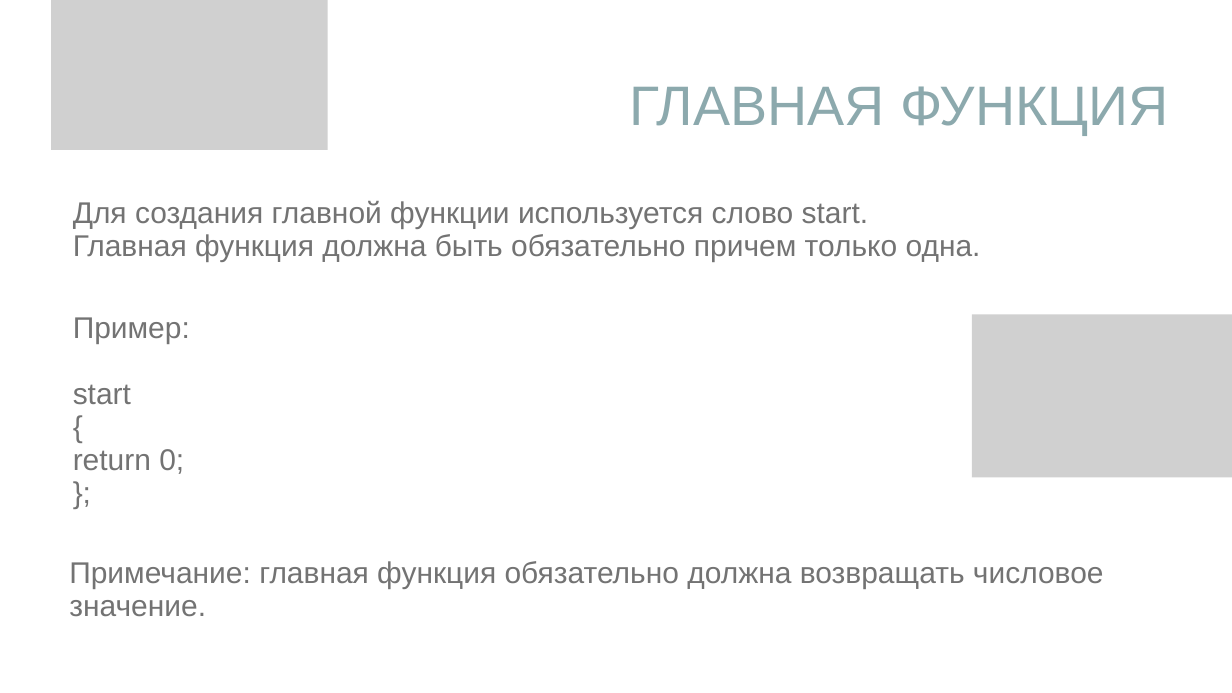
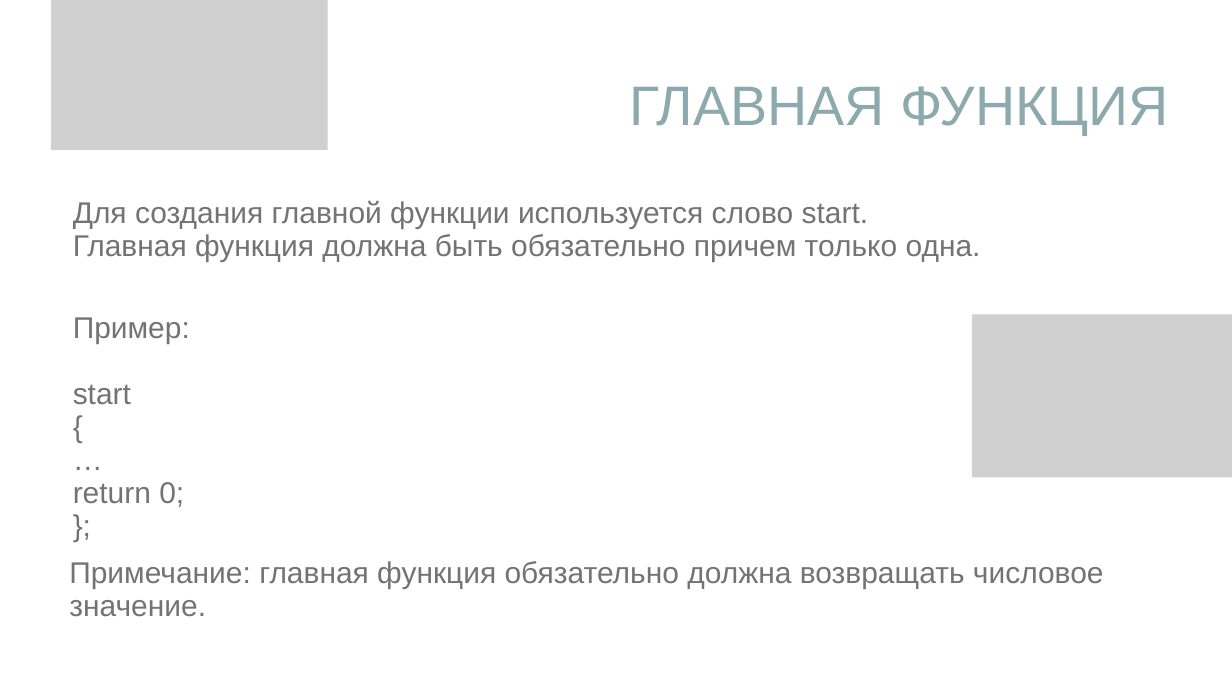
Before and after one commit to N1i2/SNE-2023, a slide deck: slide 14 of Язык программирования.pptx. Drawn at 1232x693 pixels with LibreOffice and Linux fonts; fonts in the diff are those of the drawing; grey boxes stand for pictures. Boxes give left, top, right and bottom in pixels: in the first picture for what was removed or moved away, otherwise in the second. Text is boxed around its words. In the diff, an @@ line names an element or a change of style, - is before the commit and + after.

```diff
--- a/Язык программирования.pptx
+++ b/Язык программирования.pptx
@@ text at (x1=73, y1=317, x2=190, y2=507): paragraph added @@
+…
```
Also in this commit, not shown: 3 other slides changed, 1 slide added, 36 other files.
